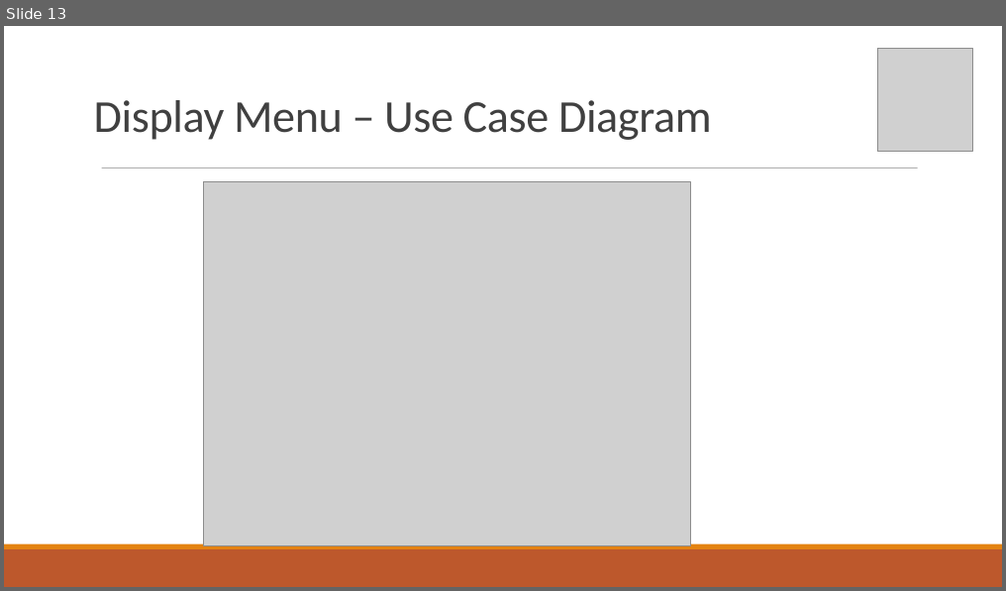
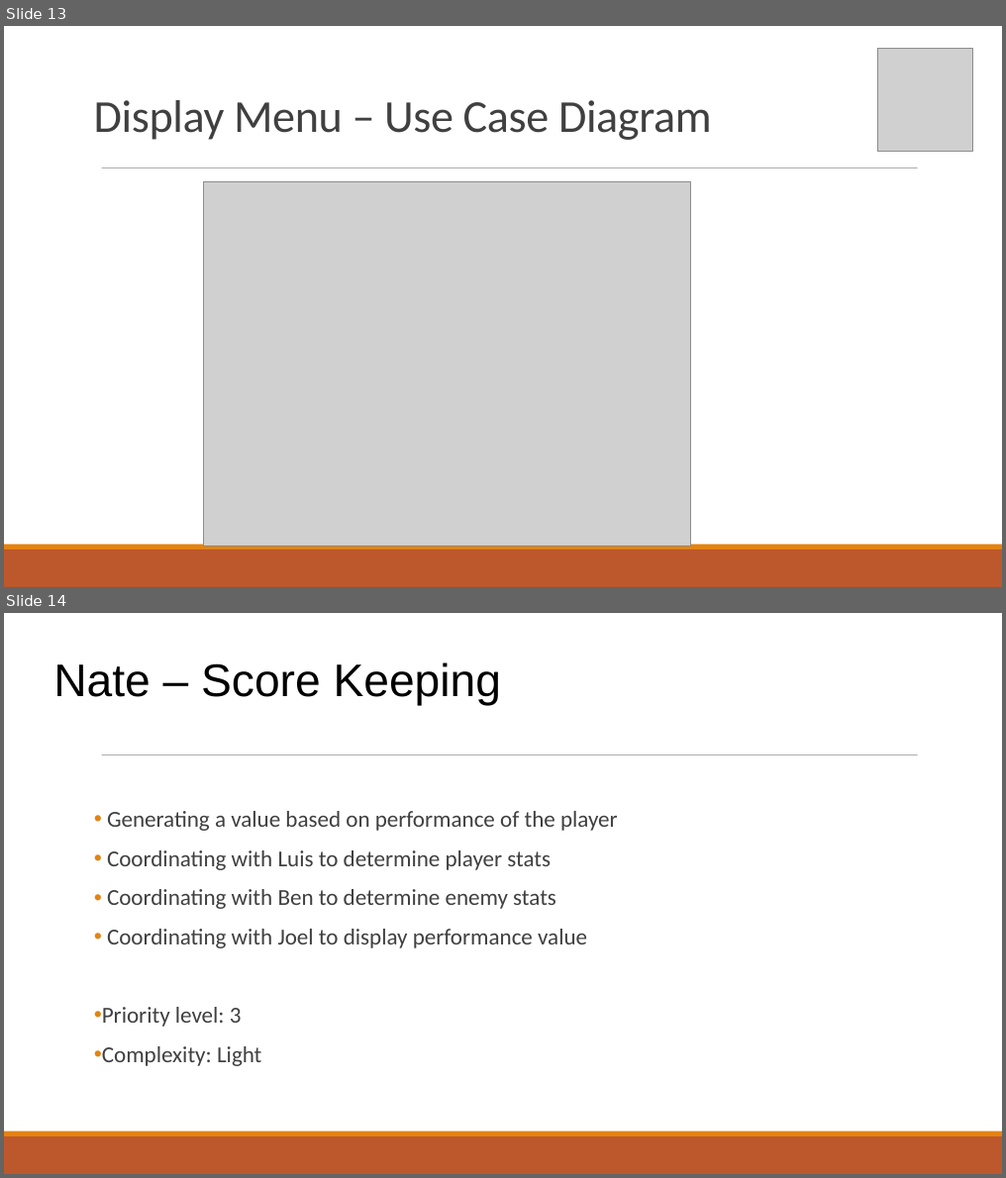
Before and after one commit to Corbono2/Banana-Clone, a slide deck: docs/Debugger.pptx. Shown one above the other, each under a label of ours: slide 13 before the commit, slides 13 and 14 after it. The pictures are 1006x591 and 1006x1178 pixels, drawn with LibreOffice and Linux fonts; fonts in the diff are those of the drawing; grey boxes stand for pictures. Boxes give left, top, right and bottom in pixels: in the first picture for what was removed or moved away, otherwise in the second. Text is boxed around its words. In the diff, an @@ line names an element or a change of style, - is before the commit and + after.

Commit message:
added Nate's slides

```diff
--- a/docs/Debugger.pptx
+++ b/docs/Debugger.pptx
@@ slide 14 added at bbox=[4, 613, 1002, 1174], background #FFFFFF; not listed: 3 template elements that a slide beside it also shows @@
@@ title added at bbox=[54, 663, 501, 706], 44 pt, text #000000 @@
+Nate – Score Keeping
@@ text added at bbox=[102, 811, 618, 1066], 22 pt, text #404040 @@
+• Generating a value based on performance of the player
+• Coordinating with Luis to determine player stats
+• Coordinating with Ben to determine enemy stats
+• Coordinating with Joel to display performance value
+• Priority level: 3
+• Complexity: Light
```
Also in this commit, not shown: 1 other slide added.
